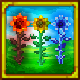
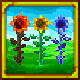
Before/after of a 80px x 80px layered artwork. What changed in the layer stack:
pixels changed over [6, 7, 74, 73] (layer not identified)
